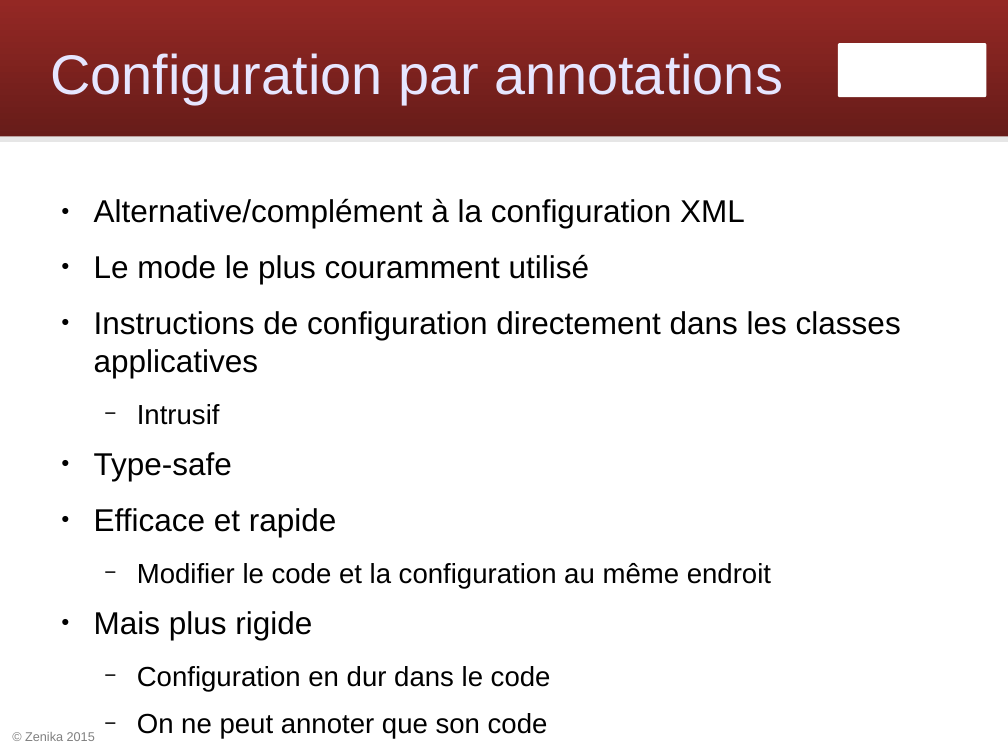
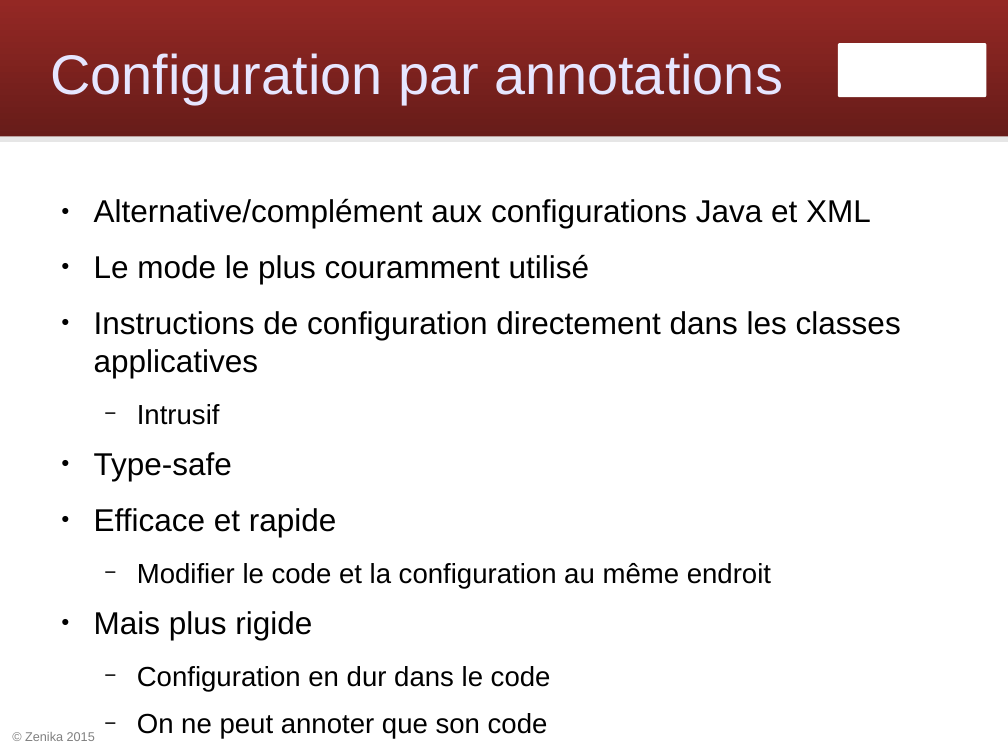
Before and after one commit to Zenika/workshop-spring-core, a slide deck: slide 31 of spring-workshop.odp (slide 24 before the commit). Drawn at 1008x756 pixels with LibreOffice and Linux fonts; fonts in the diff are those of the drawing; background and template pictures are left out. Boxes give left, top, right and bottom in pixels: in the first picture for what was removed or moved away, otherwise in the second. Text is boxed around its words. In the diff, an @@ line names an element or a change of style, - is before the commit and + after.

Commit message:
Commencer par la configuration Java

```diff
--- a/spring-workshop.odp
+++ b/spring-workshop.odp
@@ text at <box>94,198,871,228</box>: text changed @@
-● Alternative/complément à la configuration XML
+● Alternative/complément aux configurations Java et XML
```
Also in this commit, not shown: 2 other slides changed, 8 slides added, 2 other files.
